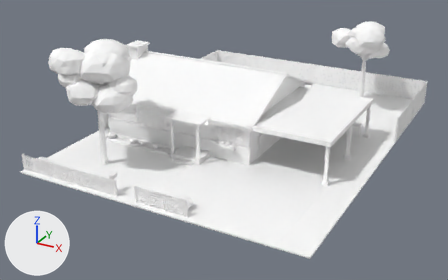
Renders of the glTF model art/models/HouseC/HouseC.glb from each side of a commit.
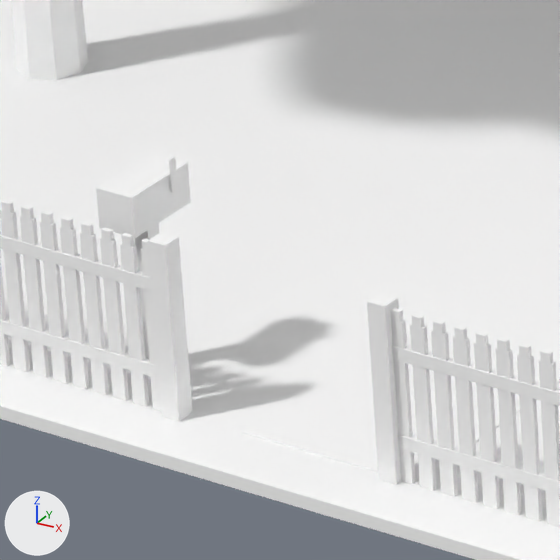
The first picture shows the older version from a 50 mm camera at (68.0, -137.6, 64.9) aimed at (-2.9, -8.7, 0.4). The close-ups show the older and then the newer version on the part from 22% to 34% of the width and 56% to 75% of the height of that picture. Only the edits that show in the close-ups are written down. The axes (+X, +Y, +Z) are drawn at lower left. The lights are the same throughout.

Before the edit, the objects in view are built like this:
```python
me_bark = bpy.data.meshes.new('Bark')
me_bark.from_pydata(...)  # 104 vertices, 176 faces; spans x -24.7..25.1, y -39.6..39.6, z 0.0..23.2
me_bark.materials.append(mat_bark_001)  # white #ffffff
me_mailbox = bpy.data.meshes.new('Mailbox')
me_mailbox.from_pydata(...)  # a box spanning x -11.25..-10.35, y -44.82..-43.02, z 3.44..4.34
me_mailbox.materials.append(mat_mailbox_001)  # white #ffffff
me_picket = bpy.data.meshes.new('Picket')
me_picket.from_pydata(...)  # 1312 vertices, 1968 faces; spans x -36.1..8.9, y -45.6..-45.1, z 0.0..4.0
me_picket.materials.append(mat_picket_001)  # white #ffffff
ob_bark = bpy.data.objects.new('Bark', me_bark)
ob_bark.location = (0.0, 0.0, 0.0)
ob_mailbox = bpy.data.objects.new('Mailbox', me_mailbox)
ob_mailbox.location = (0.0, 0.0, 0.0)
ob_picket = bpy.data.objects.new('Picket', me_picket)
ob_picket.location = (0.0, 0.0, 0.0)
# also in view: 'Lawn' at (0.0, 0.0, -0.2); 'Concrete' at (5.6, -9.5, 0.6)
```
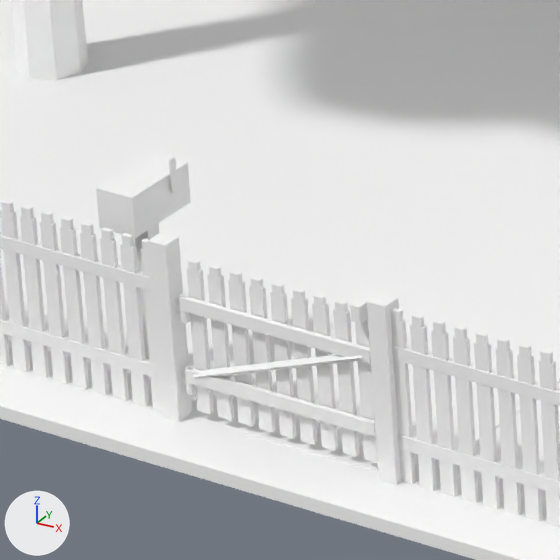
The change, as a diff of the scene's bpy script:
```diff
--- a/art/models/HouseC/HouseC.glb.py
+++ b/art/models/HouseC/HouseC.glb.py
@@ me_swing1pivot @@
+me_swing1pivot.from_pydata(...)  # an 8-sided cylinder along z spanning x -8.86..-8.66, y -45.46..-45.26, z 0.61..1.19; an 8-sided cylinder along z spanning x -8.86..-8.66, y -45.46..-45.26, z 2.23..2.81
+me_swing1pivot.materials.append(mat_iron_001)  # white #ffffff
@@ me_swing1leaf @@
+me_swing1leaf.from_pydata(...)  # 168 vertices, 252 faces; spans x -8.76..-4.14, y -45.52..-45.23, z 0.22..3.6
+me_swing1leaf.materials.append(mat_picket_001)  # white #ffffff
@@ me_swing1latch @@
+me_swing1latch.from_pydata(...)  # a box spanning x -4.463..-4.247, y -45.576..-45.144, z 3.42..3.78
+me_swing1latch.materials.append(mat_iron_001)  # white #ffffff
@@ ob_swing1pivot @@
+ob_swing1pivot = bpy.data.objects.new('Swing1Pivot', me_swing1pivot)
+ob_swing1pivot.location = (0.0, 0.0, 0.0)
@@ ob_swing1leaf @@
+ob_swing1leaf = bpy.data.objects.new('Swing1Leaf', me_swing1leaf)
+ob_swing1leaf.location = (0.0, 0.0, 0.0)
@@ ob_swing1latch @@
+ob_swing1latch = bpy.data.objects.new('Swing1Latch', me_swing1latch)
+ob_swing1latch.location = (0.0, 0.0, 0.0)
```

Location of each change, [x1, y1, x2, y2] in pixels of the close-ups (560 x 560 px):
'Swing1Leaf', added: after [180, 259, 377, 463]
'Swing1Latch', added: after [350, 296, 371, 324]
'Swing1Pivot', added: after [179, 293, 196, 395]
